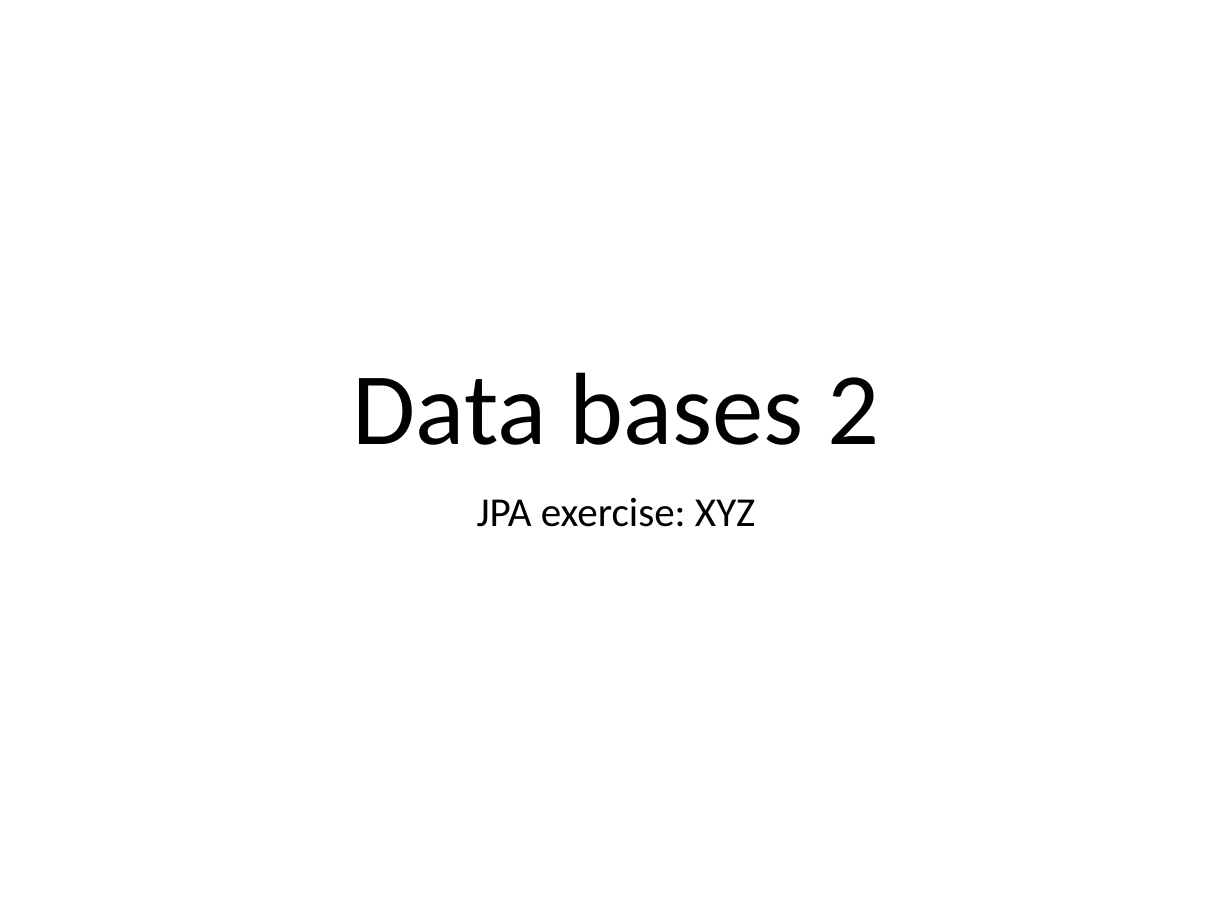
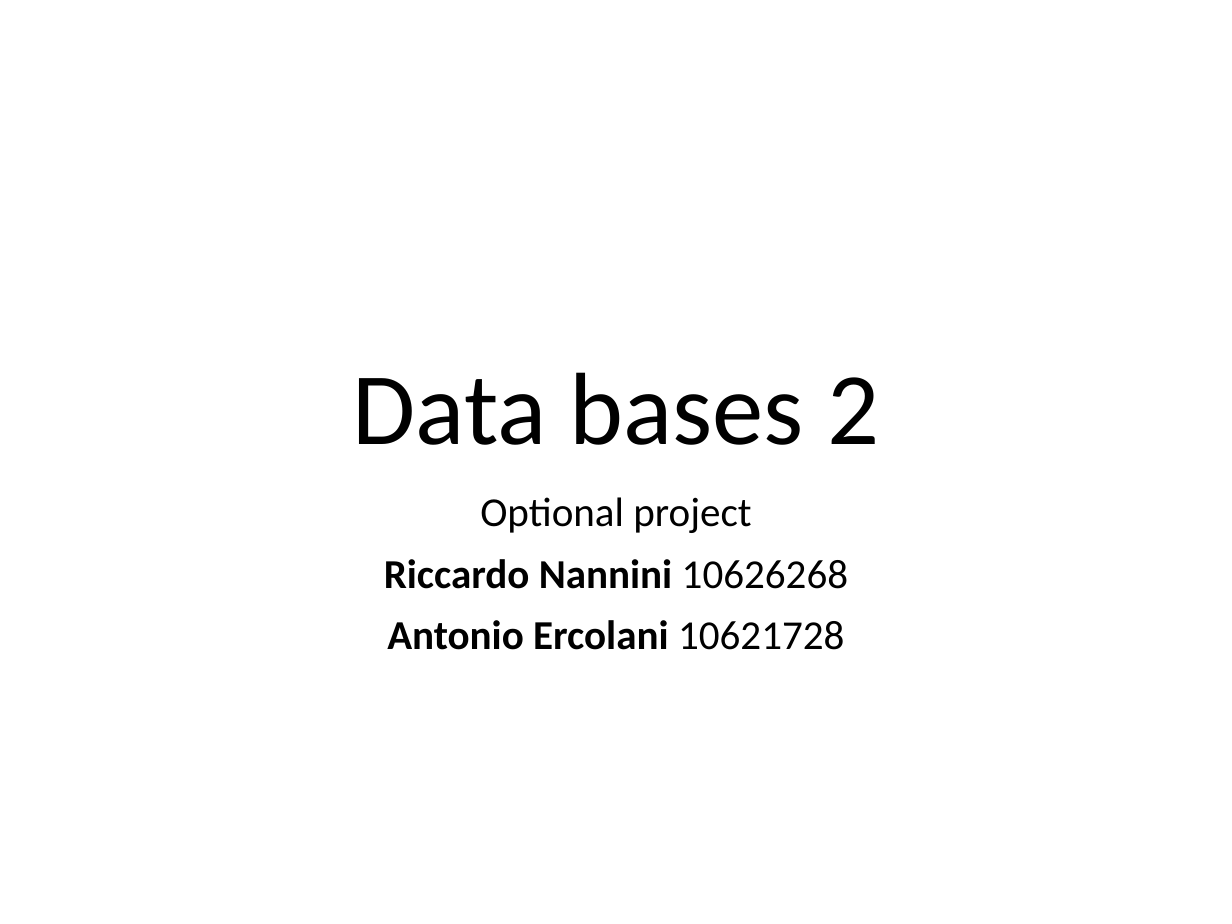
Before and after one commit to riccardo-nannini/Gamified-Marketing-Application, a slide deck: slide 1 of DD.pptx. Drawn at 1232x924 pixels with LibreOffice and Linux fonts; fonts in the diff are those of the drawing. Boxes give left, top, right and bottom in pixels: in the first picture for what was removed or moved away, otherwise in the second. Text is boxed around its words. In the diff, an @@ line names an element or a change of style, - is before the commit and + after.

```diff
--- a/DD.pptx
+++ b/DD.pptx
@@ subtitle at (384, 497, 848, 650): text changed @@
-JPA exercise: XYZ
+Optional project
+Riccardo Nannini 10626268
+Antonio Ercolani 10621728
```
Also in this commit, not shown: 4 other slides changed, 1 other file.
